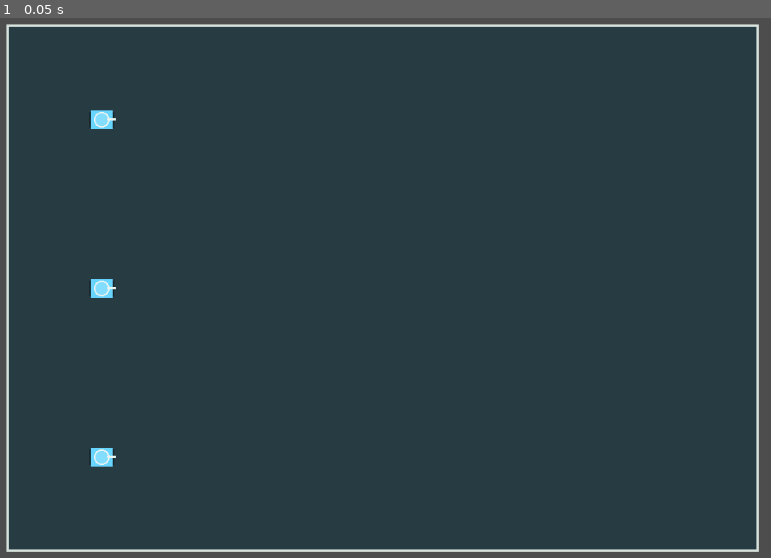
Above: before the commit, frame 1.
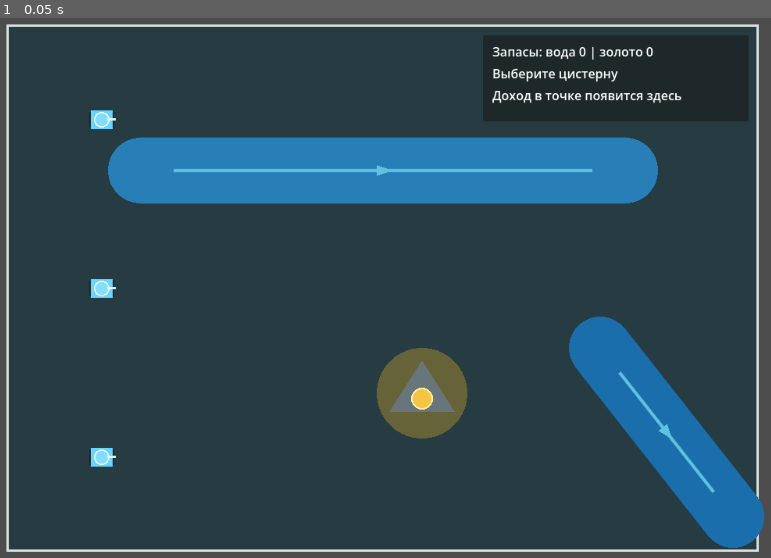
Above: after the commit, the same moment.

Repository: kisorimaD/cisterns
Game: Godot game, scene res://scenes/game/game.tscn
The game is run twice, just before and just after one commit, with the same random seed, the same clock (stepped at 60 frames per second) and the same inputs.
Inputs:
- Up to frame 1 (0.05 s): no input

The runs differ from the first frame. In frame 1, 15% of the frame differs, in the area x 14-100%, y 5-99%.

Commit message:
Add resource gathering test map and HUD

Diff:
--- a/scenes/game/game.tscn
+++ b/scenes/game/game.tscn
@@ -6,6 +6,7 @@
 [ext_resource type="Script" uid="uid://c2gaxx2rv8txt" path="res://scripts/commands/command_gateway.gd" id="4_gateway"]
 [ext_resource type="Script" uid="uid://b7oq1hhjgtij5" path="res://scripts/controllers/human_controller.gd" id="5_controller"]
 [ext_resource type="Script" uid="uid://djuf6fdlgc6x4" path="res://scripts/presentation/world_presenter.gd" id="6_presenter"]
+[ext_resource type="PackedScene" path="res://scenes/ui/hud.tscn" id="7_hud"]
 
 [node name="Game" type="Node" unique_id=1934851739]
 
@@ -59,6 +60,13 @@
 
 [node name="UI" type="CanvasLayer" parent="." unique_id=767396074]
 
+[node name="HUD" parent="UI" instance=ExtResource("7_hud")]
+
 [connection signal="unit_moved" from="Simulation/GameState" to="World/WorldPresenter" method="on_unit_moved"]
+[connection signal="resources_changed" from="Simulation/GameState" to="UI/HUD" method="on_resources_changed"]
+[connection signal="tick_advanced" from="Simulation/GameState" to="UI/HUD" method="on_tick_advanced"]
+[connection signal="unit_gathering_changed" from="Simulation/GameState" to="World/WorldPresenter" method="on_unit_gathering_changed"]
 [connection signal="command_submitted" from="Simulation/CommandGateway" to="Simulation/GameState" method="queue_command"]
 [connection signal="selected_unit_changed" from="Controllers/HumanController" to="World/WorldPresenter" method="on_selected_unit_changed"]
+[connection signal="selected_unit_changed" from="Controllers/HumanController" to="UI/HUD" method="on_selected_unit_changed"]
+[connection signal="target_preview_changed" from="Controllers/HumanController" to="UI/HUD" method="on_target_preview_changed"]
--- a/scenes/map/map.tscn
+++ b/scenes/map/map.tscn
@@ -1,6 +1,8 @@
-[gd_scene load_steps=2 format=3]
+[gd_scene load_steps=4 format=3]
 
 [ext_resource type="Script" path="res://scripts/map/game_map.gd" id="1_map"]
+[ext_resource type="Script" path="res://scripts/map/river_data.gd" id="2_river"]
+[ext_resource type="PackedScene" path="res://scenes/map/resource_field.tscn" id="3_field"]
 
 [node name="Map" type="Node2D"]
 script = ExtResource("1_map")
@@ -13,7 +15,25 @@
 
 [node name="Rivers" type="Node2D" parent="."]
 
+[node name="StraightRiver" type="Node2D" parent="Rivers"]
+script = ExtResource("2_river")
+river_id = 0
+start_point = Vector2(170, 185)
+end_point = Vector2(790, 185)
+half_width = 42.0
+
+[node name="EdgeDiagonalRiver" type="Node2D" parent="Rivers"]
+script = ExtResource("2_river")
+river_id = 1
+start_point = Vector2(758, 412)
+end_point = Vector2(928, 628)
+half_width = 40.0
+river_color = Color(0.105882, 0.431373, 0.67451, 1)
+
 [node name="ResourceFields" type="Node2D" parent="."]
+
+[node name="GoldDeposit" parent="ResourceFields" instance=ExtResource("3_field")]
+position = Vector2(530, 470)
 
 [node name="ResourceMarkers" type="Node2D" parent="."]
 
--- /dev/null
+++ b/scenes/map/resource_field.tscn
@@ -0,0 +1,6 @@
+[gd_scene load_steps=2 format=3]
+
+[ext_resource type="Script" path="res://scripts/map/resource_field.gd" id="1_field"]
+
+[node name="ResourceField" type="Node2D"]
+script = ExtResource("1_field")
--- /dev/null
+++ b/scenes/ui/hud.tscn
@@ -0,0 +1,37 @@
+[gd_scene load_steps=2 format=3]
+
+[ext_resource type="Script" path="res://scripts/presentation/hud.gd" id="1_hud"]
+
+[node name="HUD" type="PanelContainer"]
+offset_left = 640.0
+offset_top = 44.0
+offset_right = 980.0
+offset_bottom = 154.0
+mouse_filter = 2
+script = ExtResource("1_hud")
+
+[node name="MarginContainer" type="MarginContainer" parent="."]
+mouse_filter = 2
+theme_override_constants/margin_left = 12
+theme_override_constants/margin_top = 9
+theme_override_constants/margin_right = 12
+theme_override_constants/margin_bottom = 9
+
+[node name="VBoxContainer" type="VBoxContainer" parent="MarginContainer"]
+mouse_filter = 2
+theme_override_constants/separation = 5
+
+[node name="ResourceLabel" type="Label" parent="MarginContainer/VBoxContainer"]
+unique_name_in_owner = true
+mouse_filter = 2
+text = "Запасы: вода 0 | золото 0"
+
+[node name="SelectedIncomeLabel" type="Label" parent="MarginContainer/VBoxContainer"]
+unique_name_in_owner = true
+mouse_filter = 2
+text = "Выберите цистерну"
+
+[node name="TargetIncomeLabel" type="Label" parent="MarginContainer/VBoxContainer"]
+unique_name_in_owner = true
+mouse_filter = 2
+text = "Доход в точке появится здесь"
--- a/scenes/units/unit_view.tscn
+++ b/scenes/units/unit_view.tscn
@@ -15,7 +15,9 @@
 width = 2.0
 default_color = Color(1, 0.86, 0.25, 1)
 
-[node name="GatheringIndicator" type="Node2D" parent="."]
+[node name="GatheringIndicator" type="Polygon2D" parent="."]
 visible = false
+polygon = PackedVector2Array(-5, -20, 5, -20, 7, -14, 0, -9, -7, -14)
+color = Color(0.976471, 0.807843, 0.25098, 1)
 
 [node name="AnimationPlayer" type="AnimationPlayer" parent="."]
--- a/scripts/controllers/human_controller.gd
+++ b/scripts/controllers/human_controller.gd
@@ -2,6 +2,12 @@
 extends Node
 
 signal selected_unit_changed(unit_id: int)
+signal target_preview_changed(
+	map_position: Vector2,
+	water_income: int,
+	gold_income: int,
+	valid: bool
+)
 
 const PLAYER_ID := 0
 
@@ -14,6 +20,10 @@
 
 
 func _unhandled_input(event: InputEvent) -> void:
+	if event is InputEventMouseMotion:
+		if _selected_unit_id != -1:
+			_emit_target_preview((event as InputEventMouseMotion).position)
+		return
 	if not event is InputEventMouseButton:
 		return
 	var mouse_event := event as InputEventMouseButton
@@ -27,6 +37,7 @@
 	var clicked_unit_id: int = _game_state.get_player_unit_at_position(PLAYER_ID, map_position)
 	if clicked_unit_id != -1:
 		_select_unit(clicked_unit_id)
+		_emit_target_preview(mouse_event.position)
 		get_viewport().set_input_as_handled()
 		return
 	if _selected_unit_id == -1:
@@ -40,6 +51,7 @@
 	)
 	_next_sequence_number += 1
 	_command_gateway.submit(command)
+	_emit_target_preview(mouse_event.position)
 	get_viewport().set_input_as_handled()
 
 
@@ -53,3 +65,17 @@
 		return
 	_selected_unit_id = unit_id
 	selected_unit_changed.emit(unit_id)
+
+
+func _emit_target_preview(screen_position: Vector2) -> void:
+	var map_position: Vector2 = _screen_to_map_position(screen_position)
+	var valid: bool = _game_state.is_position_inside_map(map_position)
+	var income: ResourceSample = ResourceSample.new()
+	if valid:
+		income = _game_state.get_income_preview_for_unit(_selected_unit_id, map_position)
+	target_preview_changed.emit(
+		map_position,
+		income.water_income,
+		income.gold_income,
+		valid
+	)
--- a/scripts/map/game_map.gd
+++ b/scripts/map/game_map.gd
@@ -10,3 +10,21 @@
 func _draw() -> void:
 	draw_rect(Rect2(Vector2.ZERO, MAP_SIZE), ground_color)
 	draw_rect(Rect2(Vector2.ZERO, MAP_SIZE), border_color, false, 3.0)
+
+
+func sample_resources(map_position: Vector2) -> ResourceSample:
+	var result: ResourceSample = ResourceSample.new()
+	for child: Node in $Rivers.get_children():
+		if child is RiverData:
+			var river: RiverData = child as RiverData
+			var river_sample: ResourceSample = river.sample(map_position)
+			if river_sample.water_income > result.water_income:
+				result.water_income = river_sample.water_income
+				result.river_id = river_sample.river_id
+				result.flow_offset = river_sample.flow_offset
+
+	for child: Node in $ResourceFields.get_children():
+		if child is ResourceField2D:
+			var field: ResourceField2D = child as ResourceField2D
+			result.gold_income = maxi(result.gold_income, field.sample(map_position))
+	return result
--- /dev/null
+++ b/scripts/map/resource_field.gd
@@ -0,0 +1,31 @@
+class_name ResourceField2D
+extends Node2D
+
+@export var radius := 58.0
+@export var maximum_income := 3
+@export var field_color := Color(0.95, 0.72, 0.14, 0.32)
+
+
+func _ready() -> void:
+	queue_redraw()
+
+
+func sample(map_position: Vector2) -> int:
+	var distance: float = position.distance_to(map_position)
+	if distance > radius:
+		return 0
+	return roundi(maximum_income * (1.0 - distance / radius))
+
+
+func _draw() -> void:
+	draw_circle(Vector2.ZERO, radius, field_color)
+	draw_colored_polygon(
+		PackedVector2Array([
+			Vector2(-42.0, 24.0),
+			Vector2(0.0, -42.0),
+			Vector2(42.0, 24.0),
+		]),
+		Color("#68757b")
+	)
+	draw_circle(Vector2(0.0, 7.0), 13.0, Color("#f4c542"))
+	draw_circle(Vector2(0.0, 7.0), 13.0, Color("#fff0a6"), false, 2.0)
--- /dev/null
+++ b/scripts/map/resource_sample.gd
@@ -0,0 +1,7 @@
+class_name ResourceSample
+extends RefCounted
+
+var water_income := 0
+var gold_income := 0
+var river_id := -1
+var flow_offset := 0.0
--- /dev/null
+++ b/scripts/map/river_data.gd
@@ -0,0 +1,52 @@
+class_name RiverData
+extends Node2D
+
+@export var river_id := 0
+@export var start_point := Vector2.ZERO
+@export var end_point := Vector2.RIGHT * 100.0
+@export var half_width := 42.0
+@export var maximum_income := 10
+@export var river_color := Color("#287fb8")
+@export var center_color := Color("#5fc3df")
+
+
+func _ready() -> void:
+	queue_redraw()
+
+
+func sample(map_position: Vector2) -> ResourceSample:
+	var result: ResourceSample = ResourceSample.new()
+	var local_position: Vector2 = map_position - position
+	var closest_point: Vector2 = Geometry2D.get_closest_point_to_segment(
+		local_position,
+		start_point,
+		end_point
+	)
+	var distance: float = local_position.distance_to(closest_point)
+	if distance > half_width:
+		return result
+
+	var length: float = start_point.distance_to(end_point)
+	var direction: Vector2 = (end_point - start_point).normalized()
+	result.water_income = roundi(maximum_income * (1.0 - distance / half_width))
+	result.river_id = river_id
+	result.flow_offset = clampf((closest_point - start_point).dot(direction), 0.0, length)
+	return result
+
+
+func _draw() -> void:
+	draw_line(start_point, end_point, river_color, half_width * 2.0, true)
+	draw_line(start_point, end_point, center_color, 4.0, true)
+	draw_circle(start_point, half_width, river_color)
+	draw_circle(end_point, half_width, river_color)
+	var direction: Vector2 = (end_point - start_point).normalized()
+	var midpoint: Vector2 = start_point.lerp(end_point, 0.5)
+	var side: Vector2 = direction.orthogonal() * 7.0
+	draw_colored_polygon(
+		PackedVector2Array([
+			midpoint + direction * 12.0,
+			midpoint - direction * 8.0 + side,
+			midpoint - direction * 8.0 - side,
+		]),
+		center_color
+	)
--- /dev/null
+++ b/scripts/presentation/hud.gd
@@ -0,0 +1,63 @@
+class_name HUD
+extends PanelContainer
+
+@onready var _game_state: GameState = get_node("../../Simulation/GameState") as GameState
+@onready var _resource_label: Label = %ResourceLabel
+@onready var _selected_label: Label = %SelectedIncomeLabel
+@onready var _target_label: Label = %TargetIncomeLabel
+
+var _selected_unit_id := -1
+
+
+func _ready() -> void:
+	_refresh_resources()
+	_refresh_selected_income()
+
+
+func on_resources_changed(player_id: int, water: int, gold: int) -> void:
+	if player_id == GameState.PLAYER_ID:
+		_resource_label.text = "Запасы: вода %d | золото %d" % [water, gold]
+
+
+func on_selected_unit_changed(unit_id: int) -> void:
+	_selected_unit_id = unit_id
+	_refresh_selected_income()
+
+
+func on_target_preview_changed(
+		map_position: Vector2,
+		water_income: int,
+		gold_income: int,
+		valid: bool
+) -> void:
+	if not valid:
+		_target_label.text = "Курсор вне карты"
+		return
+	_target_label.text = "Точка (%d, %d): вода %d | золото %d" % [
+		roundi(map_position.x),
+		roundi(map_position.y),
+		water_income,
+		gold_income,
+	]
+
+
+func on_tick_advanced(_tick: int) -> void:
+	_refresh_selected_income()
+
+
+func _refresh_resources() -> void:
+	var player: PlayerState = _game_state.get_player_state(GameState.PLAYER_ID)
+	if player != null:
+		on_resources_changed(player.id, player.water, player.gold)
+
+
+func _refresh_selected_income() -> void:
+	if _selected_unit_id == -1:
+		_selected_label.text = "Выберите цистерну"
+		return
+	var income: ResourceSample = _game_state.get_unit_income_preview(_selected_unit_id)
+	_selected_label.text = "Юнит %d: вода %d | золото %d" % [
+		_selected_unit_id,
+		income.water_income,
+		income.gold_income,
+	]
--- a/scripts/presentation/unit_view.gd
+++ b/scripts/presentation/unit_view.gd
@@ -35,6 +35,10 @@
 	$SelectionRing.visible = is_selected
 
 
+func set_gathering(is_gathering: bool) -> void:
+	$GatheringIndicator.visible = is_gathering
+
+
 func _draw() -> void:
 	# Temporary cistern silhouette: chassis, tracks and a round water tank.
 	draw_rect(Rect2(-Vector2(16.0, 10.0), Vector2(32.0, 20.0)), Color("#17262b"), true)
--- a/scripts/presentation/world_presenter.gd
+++ b/scripts/presentation/world_presenter.gd
@@ -30,3 +30,9 @@
 	for current_unit_id: int in _views_by_unit_id:
 		var view: UnitView = _views_by_unit_id[current_unit_id]
 		view.set_selected(current_unit_id == unit_id)
+
+
+func on_unit_gathering_changed(unit_id: int, resource_type: int) -> void:
+	var view: UnitView = _views_by_unit_id.get(unit_id)
+	if view != null:
+		view.set_gathering(resource_type != UnitState.ResourceType.NONE)
--- a/scripts/simulation/game_state.gd
+++ b/scripts/simulation/game_state.gd
@@ -8,12 +8,16 @@
 	to: Vector2,
 	duration_seconds: float
 )
+signal resources_changed(player_id: int, water: int, gold: int)
+signal gathering_result(unit_id: int, resource_type: int, amount: int)
+signal unit_gathering_changed(unit_id: int, resource_type: int)
 signal command_rejected(player_id: int, command_type: int, reason: StringName)
 
 const MAP_SIZE := Vector2(960.0, 672.0)
 const SIMULATION_TICK_SECONDS := 0.25
 const UNIT_MOVE_SPEED := 96.0
 const UNIT_SELECTION_RADIUS := 22.0
+const GATHERING_INTERVAL_TICKS := 8
 const PLAYER_ID := 0
 const INITIAL_UNITS: Dictionary[int, Vector2] = {
 	1: Vector2(120.0, 120.0),
@@ -23,6 +27,9 @@
 
 var current_tick := 0
 var units: Dictionary[int, UnitState] = {}
+var players: Dictionary[int, PlayerState] = {}
+
+@onready var _map: GameMap = %Map
 
 var _tick_accumulator := 0.0
 var _pending_commands: Array[GameCommand] = []
@@ -30,8 +37,10 @@
 
 
 func _ready() -> void:
+	players[PLAYER_ID] = PlayerState.new(PLAYER_ID)
 	for unit_id: int in INITIAL_UNITS:
 		units[unit_id] = UnitState.new(unit_id, PLAYER_ID, INITIAL_UNITS[unit_id])
+		players[PLAYER_ID].active_unit_ids.append(unit_id)
 
 
 func _process(delta: float) -> void:
@@ -63,6 +72,29 @@
 	return unit.position if unit != null else Vector2(-1.0, -1.0)
 
 
+func get_player_state(player_id: int) -> PlayerState:
+	return players.get(player_id)
+
+
+func get_income_preview_for_unit(unit_id: int, map_position: Vector2) -> ResourceSample:
+	if not units.has(unit_id):
+		return ResourceSample.new()
+	var sample: ResourceSample = _map.sample_resources(map_position)
+	if sample.water_income > 0:
+		sample.water_income = maxi(
+			0,
+			sample.water_income - _count_upstream_gatherers(sample, unit_id)
+		)
+	return sample
+
+
+func get_unit_income_preview(unit_id: int) -> ResourceSample:
+	var unit: UnitState = units.get(unit_id)
+	if unit == null or unit.is_moving:
+		return ResourceSample.new()
+	return get_income_preview_for_unit(unit_id, unit.position)
+
+
 func is_position_inside_map(map_position: Vector2) -> bool:
 	return Rect2(Vector2.ZERO, MAP_SIZE).has_point(map_position)
 
@@ -70,7 +102,10 @@
 func _advance_tick() -> void:
 	_accept_pending_commands()
 	_advance_units()
+	_update_gathering_states()
 	current_tick += 1
+	if current_tick % GATHERING_INTERVAL_TICKS == 0:
+		_gather_resources()
 	tick_advanced.emit(current_tick)
 
 
@@ -111,7 +146,9 @@
 		return
 	unit.movement_target = command.target
 	unit.is_moving = not unit.position.is_equal_approx(command.target)
-	unit.gathering_resource_type = -1
+	if unit.gathering_resource_type != UnitState.ResourceType.NONE:
+		unit.gathering_resource_type = UnitState.ResourceType.NONE
+		unit_gathering_changed.emit(unit.id, unit.gathering_resource_type)
 
 
 func _advance_units() -> void:
@@ -128,5 +165,58 @@
 		unit_moved.emit(unit.id, from, unit.position, SIMULATION_TICK_SECONDS)
 
 
+func _update_gathering_states() -> void:
+	for unit: UnitState in units.values():
+		var previous_type: UnitState.ResourceType = unit.gathering_resource_type
+		if not unit.alive or unit.is_moving:
+			unit.gathering_resource_type = UnitState.ResourceType.NONE
+			if unit.gathering_resource_type != previous_type:
+				unit_gathering_changed.emit(unit.id, unit.gathering_resource_type)
+			continue
+		var sample: ResourceSample = _map.sample_resources(unit.position)
+		if sample.water_income > 0:
+			unit.gathering_resource_type = UnitState.ResourceType.WATER
+		elif sample.gold_income > 0:
+			unit.gathering_resource_type = UnitState.ResourceType.GOLD
+		else:
+			unit.gathering_resource_type = UnitState.ResourceType.NONE
+		if unit.gathering_resource_type != previous_type:
+			unit_gathering_changed.emit(unit.id, unit.gathering_resource_type)
+
+
+func _gather_resources() -> void:
+	for unit: UnitState in units.values():
+		if not unit.alive or unit.gathering_resource_type == UnitState.ResourceType.NONE:
+			continue
+		var income: ResourceSample = get_unit_income_preview(unit.id)
+		var amount: int = 0
+		if unit.gathering_resource_type == UnitState.ResourceType.WATER:
+			amount = income.water_income
+			players[unit.owner_id].water += amount
+		else:
+			amount = income.gold_income
+			players[unit.owner_id].gold += amount
+		gathering_result.emit(unit.id, unit.gathering_resource_type, amount)
+		var player: PlayerState = players[unit.owner_id]
+		resources_changed.emit(player.id, player.water, player.gold)
+
+
+func _count_upstream_gatherers(sample: ResourceSample, excluded_unit_id: int) -> int:
+	if sample.river_id == -1:
+		return 0
+	var count: int = 0
+	for unit: UnitState in units.values():
+		if unit.id == excluded_unit_id or not unit.alive or unit.is_moving:
+			continue
+		var other_sample: ResourceSample = _map.sample_resources(unit.position)
+		if (
+			other_sample.water_income > 0
+			and other_sample.river_id == sample.river_id
+			and other_sample.flow_offset < sample.flow_offset
+		):
+			count += 1
+	return count
+
+
 func _reject(command: GameCommand, reason: StringName) -> void:
 	command_rejected.emit(command.player_id, command.type, reason)
--- /dev/null
+++ b/scripts/simulation/player_state.gd
@@ -0,0 +1,11 @@
+class_name PlayerState
+extends RefCounted
+
+var id: int
+var water := 0
+var gold := 0
+var active_unit_ids: Array[int] = []
+
+
+func _init(player_id: int) -> void:
+	id = player_id
--- a/scripts/simulation/unit_state.gd
+++ b/scripts/simulation/unit_state.gd
@@ -1,5 +1,11 @@
 class_name UnitState
 extends RefCounted
+
+enum ResourceType {
+	NONE = -1,
+	WATER,
+	GOLD,
+}
 
 var id: int
 var owner_id: int
@@ -7,7 +13,7 @@
 var movement_target: Vector2
 var is_moving := false
 var alive := true
-var gathering_resource_type := -1
+var gathering_resource_type: ResourceType = ResourceType.NONE
 
 
 func _init(unit_id: int, unit_owner_id: int, initial_position: Vector2) -> void:
Not shown: 1 places in scenes/game/game.tscn that only renumber resources
Not shown, added: scripts/map/resource_field.gd.uid
Not shown, added: scripts/map/resource_sample.gd.uid
Not shown, added: scripts/map/river_data.gd.uid
Not shown, added: scripts/presentation/hud.gd.uid
Not shown, added: scripts/simulation/player_state.gd.uid
Not shown, changed: docs/technical_specification.md
